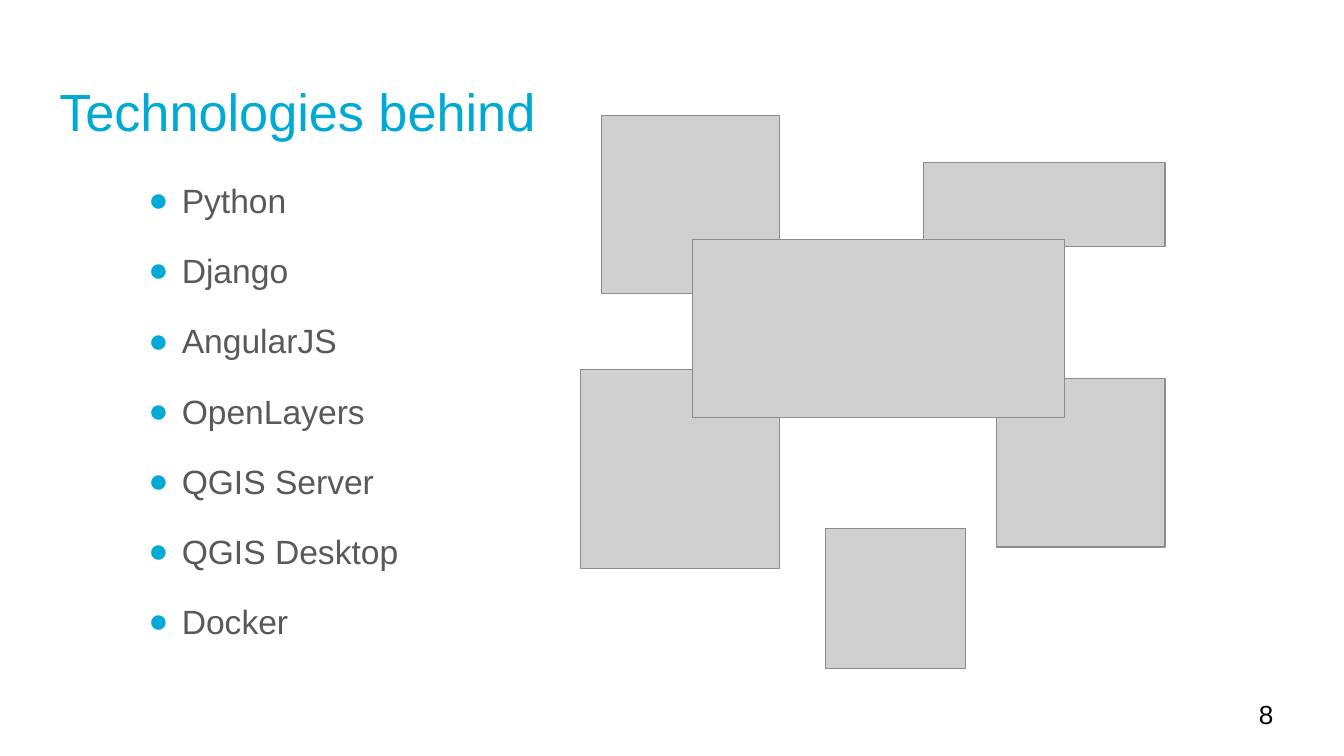
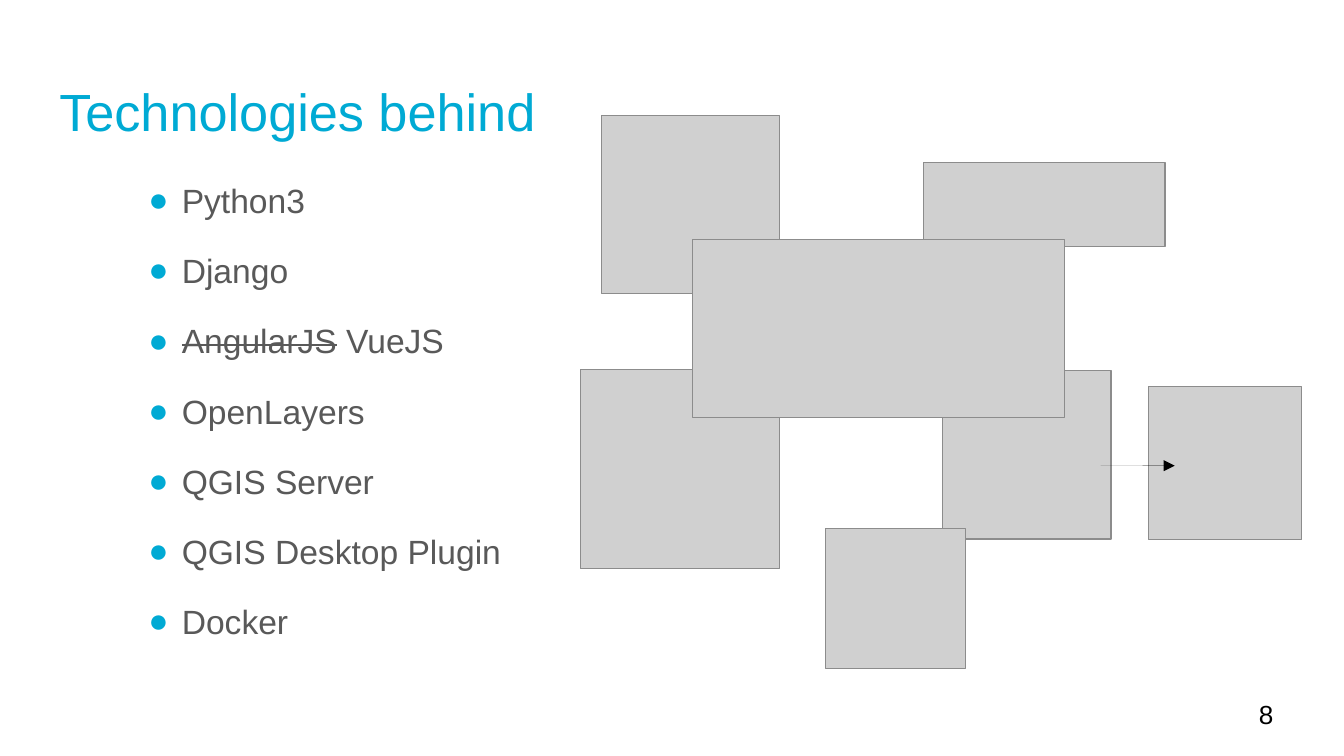
Before and after one commit to gisquick/gisquick-doc, a slide deck: slide 8 of presentations/lets-share-gis-much-quicker.odp. Drawn at 1344x756 pixels with LibreOffice and Linux fonts; fonts in the diff are those of the drawing; grey boxes stand for pictures. Boxes give left, top, right and bottom in pixels: in the first picture for what was removed or moved away, otherwise in the second. Text is boxed around its words. In the diff, an @@ line names an element or a change of style, - is before the commit and + after.

```diff
--- a/presentations/lets-share-gis-much-quicker.odp
+++ b/presentations/lets-share-gis-much-quicker.odp
@@ text at (x1=182, y1=188, x2=305, y2=219): text changed @@
-● Python
+● Python3
@@ text at (x1=182, y1=328, x2=444, y2=359): text changed @@
-● AngularJS
+● AngularJS VueJS
@@ picture moved from (x1=996, y1=379, x2=1164, y2=547) to (x1=942, y1=371, x2=1110, y2=539) @@
@@ picture added at (x1=1149, y1=387, x2=1302, y2=540) @@
@@ arrow added from (1101, 465) to (1175, 465), #000000 0 pt @@
@@ text at (x1=182, y1=539, x2=501, y2=570): text changed @@
-● QGIS Desktop
+● QGIS Desktop Plugin
```
Also in this commit, not shown: 7 other slides changed, 7 slides added.
